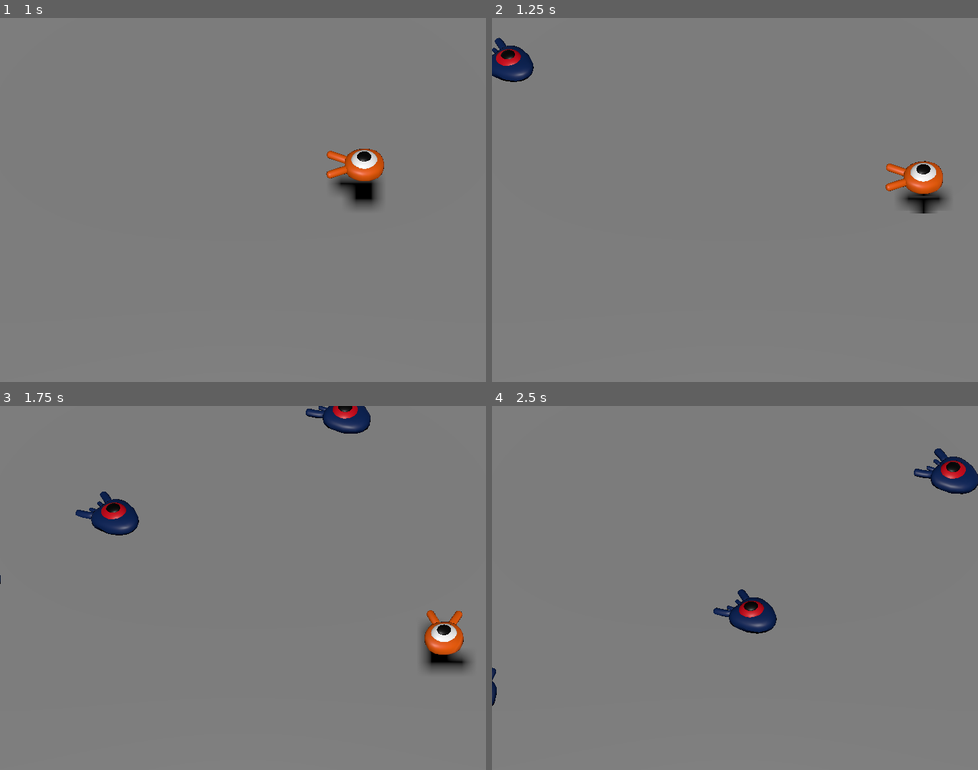
Above: before the commit, frames 1-4 (two rows, left to right).
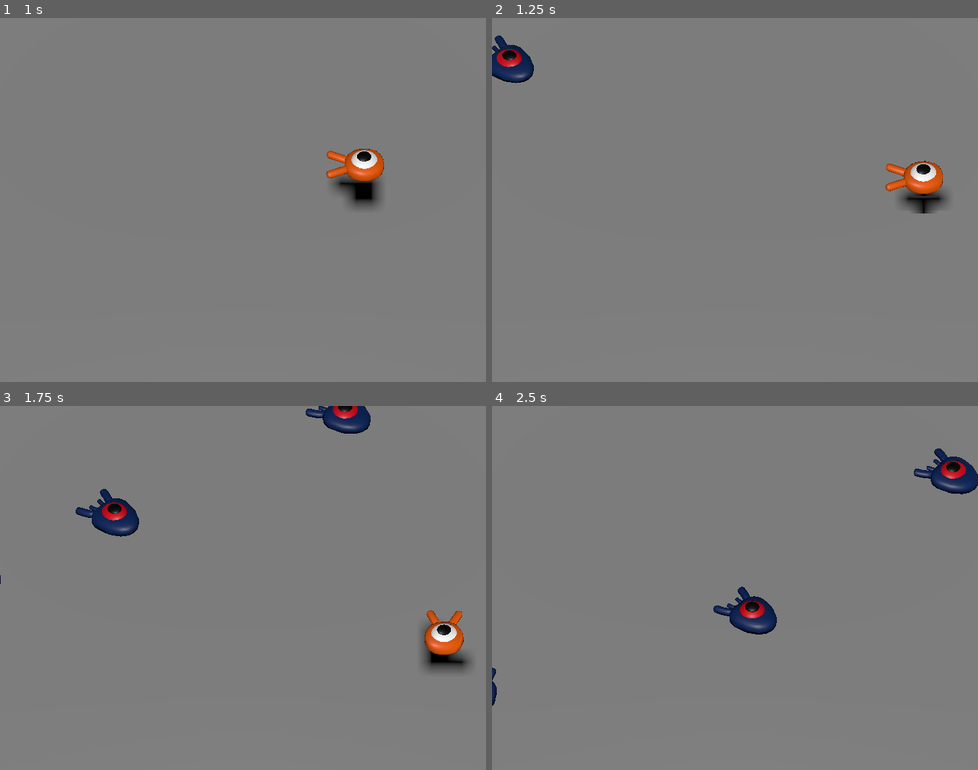
Above: after the commit, the same moments.

Repository: BryceDMonaco/LearningGodot
Game: Godot game, scene res://main.tscn
The game is run twice, just before and just after one commit, with the same random seed, the same clock (stepped at 60 frames per second) and the same inputs.
Inputs:
- Up to frame 1 (1 s): tap Enter at 0.5 s; hold D (move_right) from 0.53 s (still down); tap Space (jump) at 0.77 s
- Up to frame 2 (1.25 s): keep holding D (move_right)
- Up to frame 3 (1.75 s): release D (move_right) at 1.28 s; hold S (move_back) from 1.28 s (still down); tap Space (jump) at 1.52 s
- Up to frame 4 (2.5 s): release S (move_back) at 2.03 s; hold D (move_right) from 2.03 s (still down)

Frame 1 is identical in both runs. In frame 2, 0.2% of the frame differs, in the area x 0-9%, y 4-18%; in frame 3, 0.2%; in frame 4, 0.3%, in the area x 45-98%, y 18-63%.

Commit message:
Completed "Killing the player"

Diff:
--- a/creeps3d/main.gd
+++ b/creeps3d/main.gd
@@ -25,3 +25,7 @@
 	mob.initialize(mob_spawn_location.position, player_position)
 
 	add_child(mob)
+
+
+func _on_player_hit() -> void:
+	$MobTimer.stop()
--- a/creeps3d/main.tscn
+++ b/creeps3d/main.tscn
@@ -80,4 +80,5 @@
 wait_time = 0.5
 autostart = true
 
+[connection signal="hit" from="Player" to="." method="_on_player_hit"]
 [connection signal="timeout" from="MobTimer" to="." method="_on_mob_timer_timeout"]
--- a/creeps3d/mob.gd
+++ b/creeps3d/mob.gd
@@ -7,6 +7,9 @@
 @export var max_speed : int = 18
 
 func initialize(start_position : Vector3, player_position : Vector3) -> void:
+	# Ignore the player's vertical position, otherwise mob will point up or down
+	player_position.y = start_position.y
+
 	# Place mob at start_position and rotate it to look at player
 	look_at_from_position(start_position, player_position, Vector3.UP)
 
--- a/creeps3d/player.gd
+++ b/creeps3d/player.gd
@@ -1,4 +1,6 @@
 extends CharacterBody3D
+
+signal hit
 
 # Player speed in m/s
 @export var speed : int = 14
@@ -59,3 +61,12 @@
 				break
 
 	move_and_slide()
+
+
+func die() -> void:
+	hit.emit()
+	queue_free()
+
+
+func _on_mob_detector_body_entered(body: Node3D) -> void:
+	die()
--- a/creeps3d/player.tscn
+++ b/creeps3d/player.tscn
@@ -1,10 +1,14 @@
-[gd_scene load_steps=4 format=3 uid="uid://b2m18svqsf5gc"]
+[gd_scene load_steps=5 format=3 uid="uid://b2m18svqsf5gc"]
 
 [ext_resource type="PackedScene" uid="uid://dvvmrha51miry" path="res://art/player.glb" id="1_17p68"]
 [ext_resource type="Script" path="res://player.gd" id="1_itkbo"]
 
 [sub_resource type="SphereShape3D" id="SphereShape3D_eg0u1"]
 radius = 1.05
+
+[sub_resource type="CylinderShape3D" id="CylinderShape3D_bb760"]
+height = 0.2
+radius = 1.3
 
 [node name="Player" type="CharacterBody3D"]
 collision_mask = 6
@@ -17,3 +21,14 @@
 [node name="CollisionShape3D" type="CollisionShape3D" parent="."]
 transform = Transform3D(1, 0, 0, 0, 1, 0, 0, 0, 1, 0, 1.05, 0)
 shape = SubResource("SphereShape3D_eg0u1")
+
+[node name="MobDetector" type="Area3D" parent="."]
+collision_layer = 0
+collision_mask = 2
+monitorable = false
+
+[node name="CollisionShape3D" type="CollisionShape3D" parent="MobDetector"]
+transform = Transform3D(1, 0, 0, 0, 1, 0, 0, 0, 1, 0, 0.462788, 0)
+shape = SubResource("CylinderShape3D_bb760")
+
+[connection signal="body_entered" from="MobDetector" to="." method="_on_mob_detector_body_entered"]
